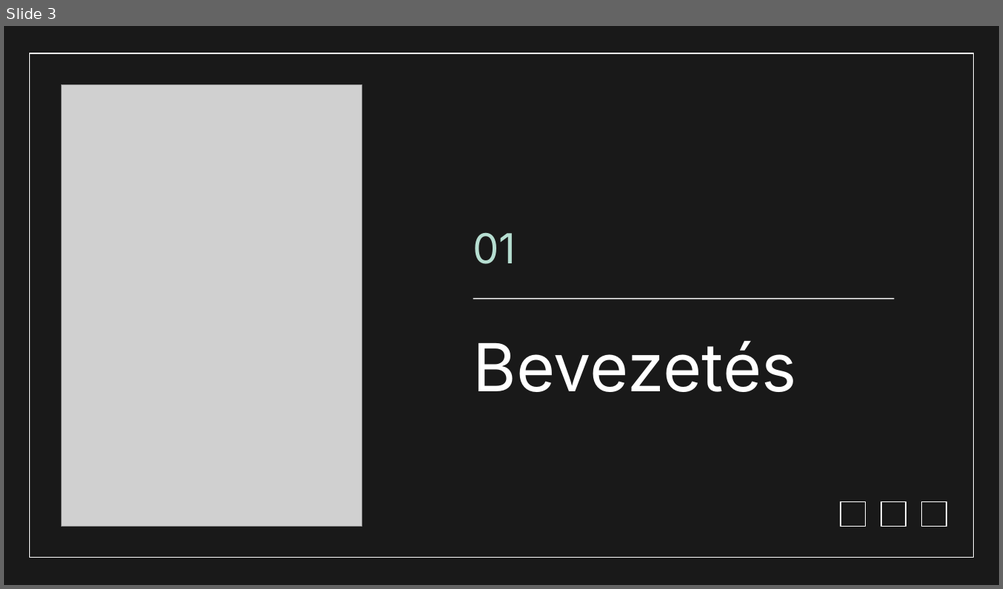
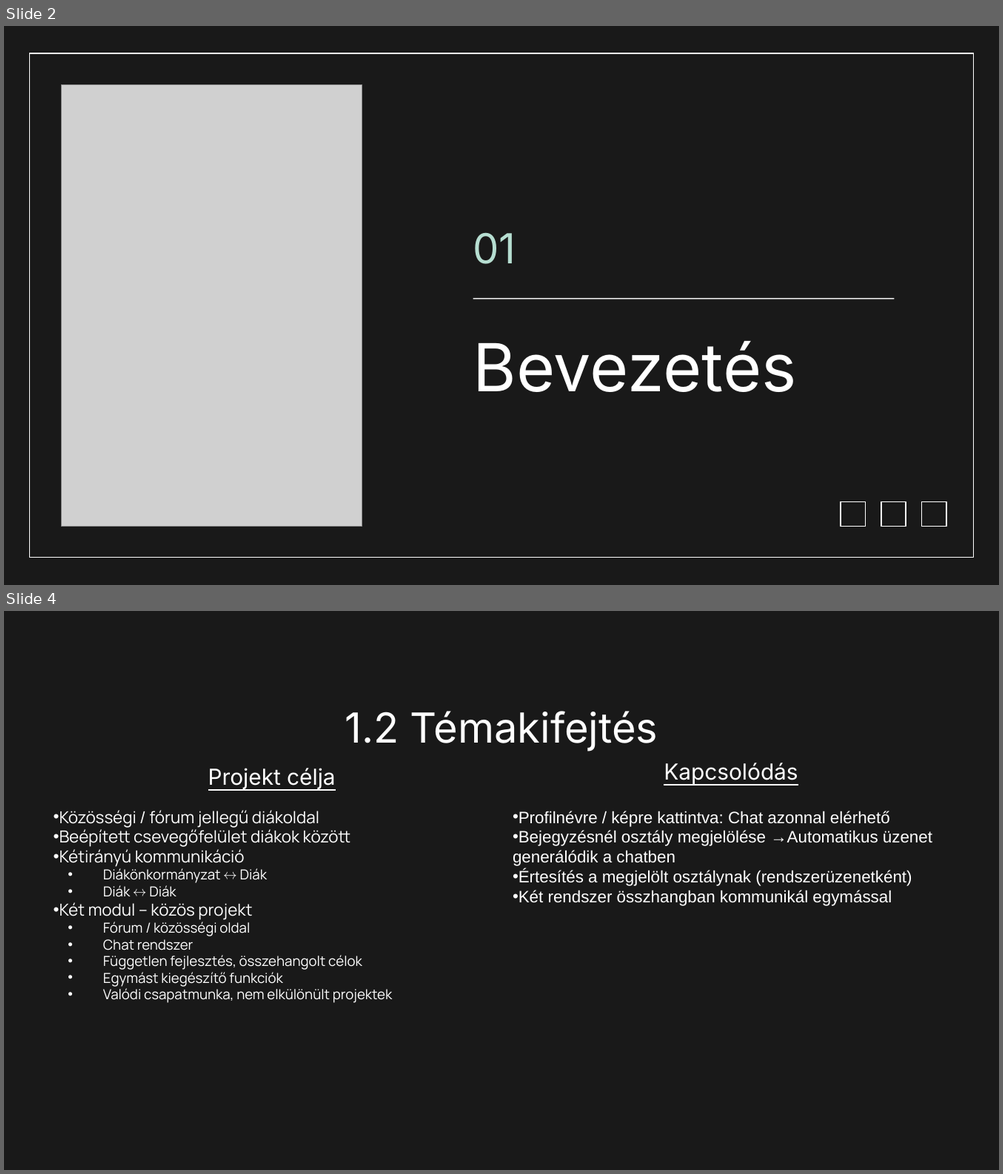
Before and after one commit to Dominik488/ViszgaRemek, a slide deck: documentation.pptx. Shown one above the other, each under a label of ours: slide 3 before the commit, slides 2 and 4 after it; the slides between them are not shown. The pictures are 1003x589 and 1003x1174 pixels, drawn with LibreOffice and Linux fonts; fonts in the diff are those of the drawing; grey boxes stand for pictures; background and template pictures are left out. Boxes give left, top, right and bottom in pixels: in the first picture for what was removed or moved away, otherwise in the second. Text is boxed around its words. In the diff, an @@ line names an element or a change of style, - is before the commit and + after.

```diff
--- a/documentation.pptx
+++ b/documentation.pptx
@@ slide 4 added at (4,611,999,1170), background #191919 @@
@@ title added at (344,711,657,752), 30 pt, text #FFFFFF @@
+1.2 Témakifejtés
@@ text added at (663,763,797,785), 16 pt, text #FFFFFF, underline @@
+Kapcsolódás
@@ text added at (208,768,336,790), 16 pt, text #FFFFFF, underline @@
+Projekt célja
@@ text added at (60,810,392,1003), 10 pt, text #FFFFFF @@
+• Közösségi / fórum jellegű diákoldal
+• Beépített csevegőfelület diákok között
+• Kétirányú kommunikáció
+  • Diákönkormányzat ↔ Diák
+  • Diák ↔ Diák
+• Két modul – közös projekt
+  • Fórum / közösségi oldal
+  • Chat rendszer
+  • Független fejlesztés, összehangolt célok
+  • Egymást kiegészítő funkciók
+  • Valódi csapatmunka, nem elkülönült projektek
@@ text added at (512,811,932,906), 12 pt, text #FFFFFF @@
+• Profilnévre / képre kattintva: Chat azonnal elérhető
+• Bejegyzésnél osztály megjelölése →Automatikus üzenet generálódik a chatben
+• Értesítés a megjelölt osztálynak (rendszerüzenetként)
+• Két rendszer összhangban kommunikál egymással
@@ what was slide 3 is now slide 2 @@
```
Also in this commit, not shown: 4 slides changed, 18 other slides added, 15 slides removed.
